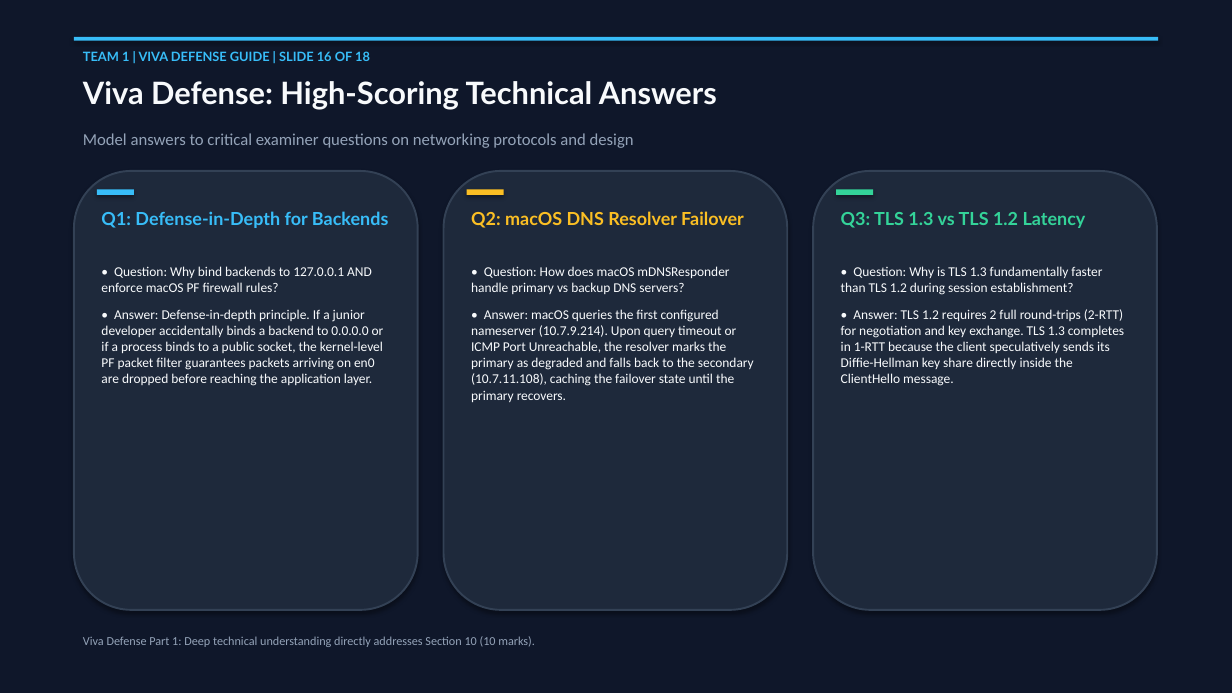
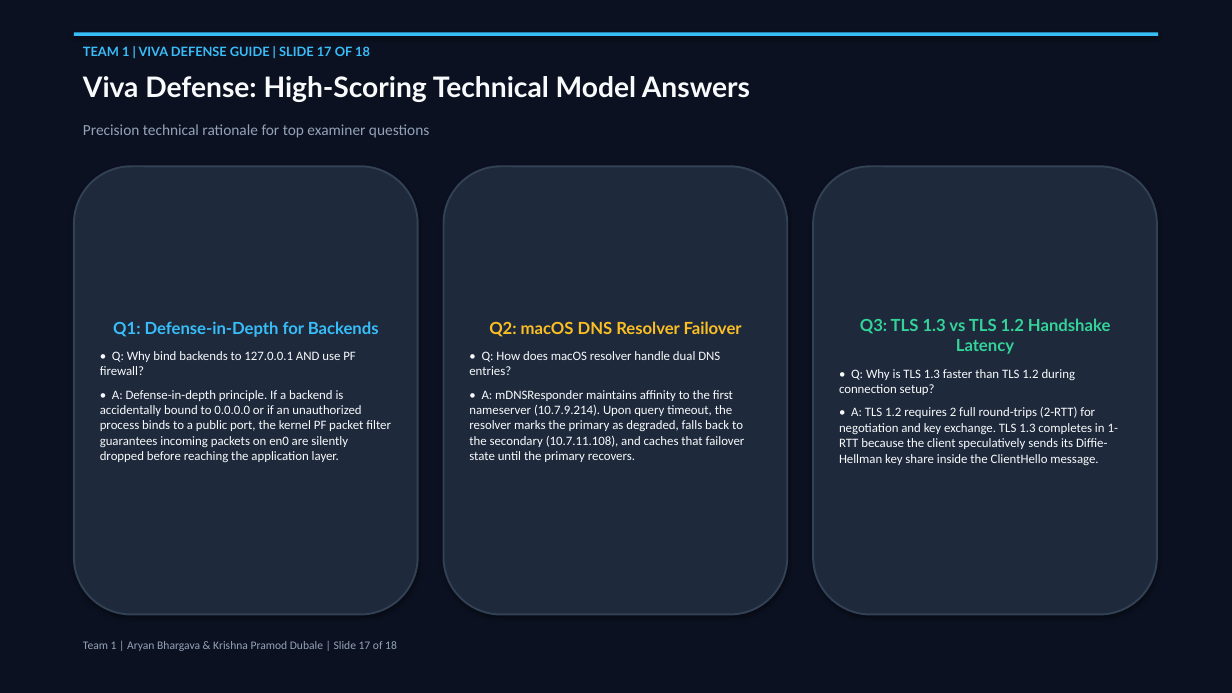
Before and after one commit to sanath-2512/Computer_Network, a slide deck: slide 17 of docs/Phase2_Final_Presentation_Team1.pptx (slide 16 before the commit). Drawn at 1232x693 pixels with LibreOffice and Linux fonts; fonts in the diff are those of the drawing. Boxes give left, top, right and bottom in pixels: in the first picture for what was removed or moved away, otherwise in the second. Text is boxed around its words. In the diff, an @@ line names an element or a change of style, - is before the commit and + after.

```diff
--- a/docs/Phase2_Final_Presentation_Team1.pptx
+++ b/docs/Phase2_Final_Presentation_Team1.pptx
@@ rectangle at bbox=[0, 0, 1232, 693]: fill #0F172A to #0B1120; outline #0F172A 0.75 pt to #0B1120 0.75 pt @@
@@ rectangle: place and size @@
-rectangle at bbox=[74, 37, 1158, 41]
+rectangle at bbox=[74, 32, 1158, 36]
@@ text at bbox=[83, 46, 370, 56]: text changed @@
-TEAM 1 | VIVA DEFENSE GUIDE | SLIDE 16 OF 18
+TEAM 1 | VIVA DEFENSE GUIDE | SLIDE 17 OF 18
@@ text at bbox=[83, 76, 750, 102]: text changed; size 24 to 22 pt @@
-Viva Defense: High-Scoring Technical Answers
+Viva Defense: High-Scoring Technical Model Answers
@@ text at bbox=[83, 124, 429, 138]: text changed; size 13 to 12 pt @@
-Model answers to critical examiner questions on networking protocols and design
+Precision technical rationale for top examiner questions
@@ rounded rectangle "Q1: Defense-in-Depth for Backends": place and size @@
-rounded rectangle "Q1: Defense-in-Depth for Backends" at bbox=[101, 266, 384, 386]
+rounded rectangle "Q1: Defense-in-Depth for Backends" at bbox=[74, 166, 418, 615]
@@ rounded rectangle removed at bbox=[74, 171, 418, 610] @@
@@ vertical alignment top to middle; fill none to #1E293B; outline none to #334155 1.5 pt; shadow on in 3 elements at bbox=[813, 166, 1157, 615], bbox=[74, 166, 418, 615], bbox=[444, 166, 787, 615] @@
@@ rounded rectangle "Q2: macOS DNS Resolver Failover": place and size @@
-rounded rectangle "Q2: macOS DNS Resolver Failover" at bbox=[471, 266, 754, 402]
+rounded rectangle "Q2: macOS DNS Resolver Failover" at bbox=[444, 166, 787, 615]
@@ rounded rectangle removed at bbox=[444, 171, 787, 610] @@
@@ rounded rectangle "Q3: TLS 1.3 vs TLS ...": place and size @@
-rounded rectangle "Q3: TLS 1.3 vs TLS ..." at bbox=[841, 266, 1124, 386]
+rounded rectangle "Q3: TLS 1.3 vs TLS ..." at bbox=[813, 166, 1157, 615]
@@ rounded rectangle removed at bbox=[813, 171, 1157, 610] @@
@@ rectangle removed at bbox=[97, 189, 134, 195] @@
@@ rectangle removed at bbox=[467, 189, 504, 195] @@
@@ rectangle removed at bbox=[836, 189, 873, 195] @@
@@ text removed at bbox=[101, 211, 389, 228] @@
-Q1: Defense-in-Depth for Backends
@@ text removed at bbox=[471, 211, 744, 228] @@
-Q2: macOS DNS Resolver Failover
@@ text removed at bbox=[841, 212, 1086, 228] @@
-Q3: TLS 1.3 vs TLS 1.2 Latency
@@ text in rounded rectangle at bbox=[100, 321, 391, 462]: text changed; size 10.5 to 10 pt @@
-• Question: Why bind backends to 127.0.0.1 AND enforce macOS PF firewall rules?
-• Answer: Defense-in-depth principle. If a junior developer accidentally binds a backend to 0.0.0.0 or if a process binds to a public socket, the kernel-level PF packet filter guarantees packets arriving on en0 are dropped before reaching the application layer.
+Q1: Defense-in-Depth for Backends
+• Q: Why bind backends to 127.0.0.1 AND use PF firewall?
+• A: Defense-in-depth principle. If a backend is accidentally bound to 0.0.0.0 or if an unauthorized process binds to a public port, the kernel PF packet filter guarantees incoming packets on en0 are silently dropped before reaching the application layer.
@@ text in rounded rectangle at bbox=[469, 321, 745, 462]: text changed; size 10.5 to 10 pt @@
-• Question: How does macOS mDNSResponder handle primary vs backup DNS servers?
-• Answer: macOS queries the first configured nameserver (10.7.9.214). Upon query timeout or ICMP Port Unreachable, the resolver marks the primary as degraded and falls back to the secondary (10.7.11.108), caching the failover state until the primary recovers.
+Q2: macOS DNS Resolver Failover
+• Q: How does macOS resolver handle dual DNS entries?
+• A: mDNSResponder maintains affinity to the first nameserver (10.7.9.214). Upon query timeout, the resolver marks the primary as degraded, falls back to the secondary (10.7.11.108), and caches that failover state until the primary recovers.
@@ text in rounded rectangle at bbox=[839, 318, 1118, 465]: text changed; size 10.5 to 10 pt @@
-• Question: Why is TLS 1.3 fundamentally faster than TLS 1.2 during session establishment?
-• Answer: TLS 1.2 requires 2 full round-trips (2-RTT) for negotiation and key exchange. TLS 1.3 completes in 1-RTT because the client speculatively sends its Diffie-Hellman key share directly inside the ClientHello message.
+Q3: TLS 1.3 vs TLS 1.2 Handshake Latency
+• Q: Why is TLS 1.3 faster than TLS 1.2 during connection setup?
+• A: TLS 1.2 requires 2 full round-trips (2-RTT) for negotiation and key exchange. TLS 1.3 completes in 1-RTT because the client speculatively sends its Diffie-Hellman key share inside the ClientHello message.
@@ text removed at bbox=[83, 636, 535, 647] @@
-Viva Defense Part 1: Deep technical understanding directly addresses Section 10 (10 marks).
@@ text added at bbox=[83, 641, 397, 651], 9 pt, text #94A3B8 @@
+Team 1 | Aryan Bhargava & Krishna Pramod Dubale | Slide 17 of 18
```
Also in this commit, not shown: 11 other slides changed, 6 slides added, 6 slides removed, 3 other files.
